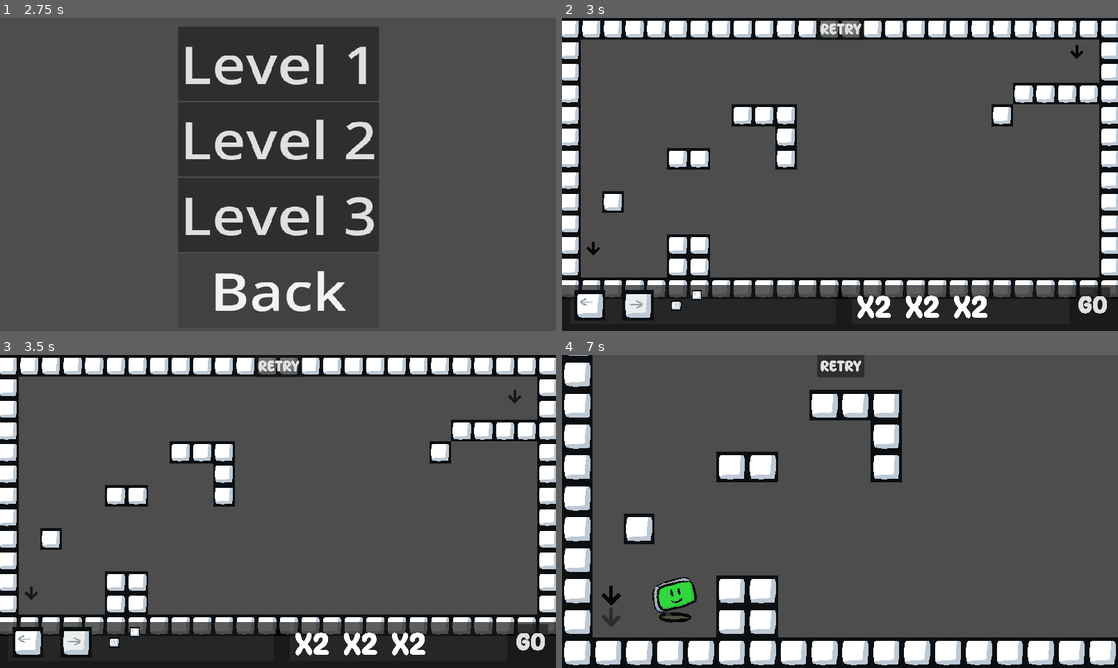
Above: before the commit, frames 1-4 (two rows, left to right).
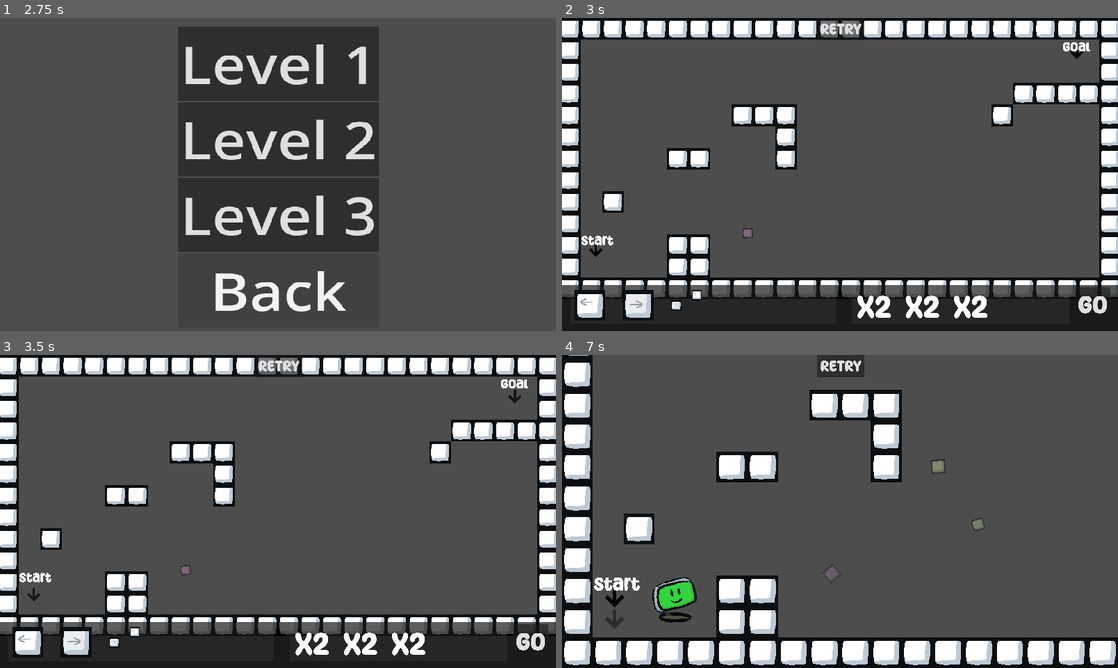
Above: after the commit, the same moments.

Repository: matt-neave/shapeEscape
Game: Godot game, scene res://scenes/menu.tscn
Same seed, same stepped clock (60 frames per second), same inputs: the game is played once before the commit and once after it.
Inputs (mouse positions are in pixels of both pictures, inside the frame that each line leads up to):
- Up to frame 1 (2.75 s): click "Start Game" at 0.5 s; click "Back" at 1.25 s; click "Start Game" at 2 s
- Up to frame 2 (3 s): click "Level 1" at 2.75 s
- Up to frame 3 (3.5 s): no input
- Up to frame 4 (7 s): click "RETRY" at 3.5 s; click "RETRY" at 4.25 s; click "RETRY" at 5 s; click "Go" at 5.75 s; tap Enter (ui_accept) at 6.5, 6.77 s; move the mouse to (962, 495) at 6.52 s; hold D (move_right) from 6.53 s (still down); click (962, 495) at 6.6 s

Frame 1 is identical in both runs. In frame 2, 0.3% of the frame differs, in the area x 3-95%, y 7-77%; in frame 3, 0.3%; in frame 4, 0.7%, in the area x 5-77%, y 33-88%.

Commit message:
Background particles

Diff:
--- /dev/null
+++ b/particles/placement_particles.tscn
@@ -0,0 +1,18 @@
+[gd_scene load_steps=2 format=3 uid="uid://y0ir01lxsaln"]
+
+[ext_resource type="Texture2D" uid="uid://dwhobjr1m8kcf" path="res://assets/tiles/basic_block.png" id="1_vl15u"]
+
+[node name="PlacementParticles" type="CPUParticles2D"]
+position = Vector2(-288, -478)
+emitting = false
+amount = 16
+lifetime = 0.3
+one_shot = true
+explosiveness = 1.0
+texture = ExtResource("1_vl15u")
+spread = 180.0
+gravity = Vector2(0, 0)
+initial_velocity_min = 180.0
+initial_velocity_max = 180.0
+scale_amount_min = 0.15
+scale_amount_max = 0.15
--- a/scenes/sample_world.tscn
+++ b/scenes/sample_world.tscn
@@ -1,14 +1,23 @@
-[gd_scene load_steps=12 format=3 uid="uid://cpbgad7xpvgim"]
+[gd_scene load_steps=16 format=3 uid="uid://cpbgad7xpvgim"]
 
 [ext_resource type="TileSet" uid="uid://brbpok4okhehv" path="res://map_resources/world_tile_set.tres" id="1_3xljd"]
 [ext_resource type="Script" path="res://scripts/level_manager.gd" id="1_oc1xv"]
 [ext_resource type="Script" path="res://scripts/Phase1Camera.gd" id="2_gj8u6"]
 [ext_resource type="Script" path="res://scripts/tile_draw_controller.gd" id="2_x5ed3"]
+[ext_resource type="Texture2D" uid="uid://dwhobjr1m8kcf" path="res://assets/tiles/basic_block.png" id="3_dbfii"]
 [ext_resource type="PackedScene" uid="uid://dfiwma3suklni" path="res://scenes/avaliable_shapes.tscn" id="4_jnf17"]
 [ext_resource type="Script" path="res://scripts/goal.gd" id="4_ylrk4"]
 [ext_resource type="PackedScene" uid="uid://bjyivq413uhna" path="res://scenes/avaliable_multipliers.tscn" id="5_86tck"]
 [ext_resource type="FontFile" uid="uid://bfjao6y3cc3i" path="res://assets/fonts/MotleyForcesRegular-w1rZ3.ttf" id="7_k4dme"]
 [ext_resource type="PackedScene" uid="uid://rvp1j1c6hjh" path="res://particles/arrow_indicator.tscn" id="7_oeccr"]
+[ext_resource type="LabelSettings" uid="uid://w4vi2ub2x5dk" path="res://fonts/available_multiplier.tres" id="10_u4fb3"]
+
+[sub_resource type="Gradient" id="Gradient_awbfc"]
+colors = PackedColorArray(1, 1, 1, 0.447059, 1, 1, 1, 0)
+
+[sub_resource type="Gradient" id="Gradient_r0pac"]
+offsets = PackedFloat32Array(0, 0.19375, 0.40625, 0.634375, 0.83125, 1)
+colors = PackedColorArray(0.829512, 0.459831, 0.438717, 1, 0.737207, 0.575746, 0.876505, 1, 0.484408, 0.792659, 0.917553, 1, 0.720572, 0.895555, 0.682899, 1, 0.910437, 0.750373, 0.450916, 1, 1, 1, 1, 1)
 
 [sub_resource type="StyleBoxFlat" id="StyleBoxFlat_rk7v1"]
 bg_color = Color(0, 0, 0, 0.658824)
@@ -22,6 +31,22 @@
 position = Vector2(0, -262)
 zoom = Vector2(0.7, 0.7)
 script = ExtResource("2_gj8u6")
+
+[node name="BackgroundParticles" type="CPUParticles2D" parent="."]
+position = Vector2(0, -353)
+lifetime = 10.0
+texture = ExtResource("3_dbfii")
+emission_shape = 3
+emission_rect_extents = Vector2(800, 400)
+gravity = Vector2(0, 0)
+angular_velocity_min = 10.0
+angular_velocity_max = 10.0
+scale_amount_min = 0.3
+scale_amount_max = 0.5
+color_ramp = SubResource("Gradient_awbfc")
+color_initial_ramp = SubResource("Gradient_r0pac")
+
+[node name="TileParticles" type="Node2D" parent="."]
 
 [node name="TileMap" type="TileMap" parent="." node_paths=PackedStringArray("shapes_control")]
 tile_set = ExtResource("1_3xljd")
@@ -85,10 +110,28 @@
 [node name="Indicators" type="Node2D" parent="."]
 
 [node name="SpawnIndicator" parent="Indicators" instance=ExtResource("7_oeccr")]
-position = Vector2(-730, -94)
+position = Vector2(-723, -90)
 
 [node name="GoalIndicator" parent="Indicators" instance=ExtResource("7_oeccr")]
 position = Vector2(701, -675)
+
+[node name="SpawnLabel" type="Label" parent="Indicators"]
+offset_left = -766.0
+offset_top = -125.0
+offset_right = -130.0
+offset_bottom = 79.0
+scale = Vector2(0.15, 0.15)
+text = "Start"
+label_settings = ExtResource("10_u4fb3")
+
+[node name="GoalLabel" type="Label" parent="Indicators"]
+offset_left = 659.0
+offset_top = -698.0
+offset_right = 1295.0
+offset_bottom = -494.0
+scale = Vector2(0.15, 0.15)
+text = "Goal"
+label_settings = ExtResource("10_u4fb3")
 
 [node name="CanvasLayer" type="CanvasLayer" parent="."]
 
--- a/scripts/exit_button.gd
+++ b/scripts/exit_button.gd
@@ -1,4 +1,5 @@
 extends Button
 
 func _pressed() -> void:
+	SoundManager.play_sound(SoundManager.SOUNDS.BUTTON_CLICK)
 	get_tree().quit()
--- a/scripts/game_manager.gd
+++ b/scripts/game_manager.gd
@@ -40,6 +40,7 @@
 func _ready():
 	_test_shapes()
 	_go_to_menu()
+	SoundManager.play_music(SoundManager.SOUNDS.BUILD_MUSIC)
 
 func _go_to_menu():
 	current_state = GameState.MENU
--- a/scripts/level-select.gd
+++ b/scripts/level-select.gd
@@ -35,4 +35,5 @@
 
 # Function for when Back button is pressed
 func _on_Back_pressed() -> void:
+	SoundManager.play_sound(SoundManager.SOUNDS.BUTTON_CLICK)
 	get_tree().change_scene_to_file("res://Scenes/menu.tscn")  # Replace with your actual menu scene path
--- a/scripts/level_manager.gd
+++ b/scripts/level_manager.gd
@@ -26,6 +26,7 @@
 
 
 func _toggle_game_state():
+	SoundManager.play_sound(SoundManager.SOUNDS.BUTTON_CLICK)
 	_start_game()
 
 func _start_game():
@@ -38,7 +39,7 @@
 func _reset_game():
 	game_state = GameState.BUILD
 	ui.show()
-	SoundManager.play_music(SoundManager.SOUNDS.BUILD_MUSIC)
+	SoundManager.play_sound(SoundManager.SOUNDS.BUTTON_CLICK)
 
 	# Remove the player
 	for child in get_children():
--- a/scripts/sound_manager.gd
+++ b/scripts/sound_manager.gd
@@ -2,12 +2,14 @@
 
 enum SOUNDS {
 	TILE_PLACE,
-	BUILD_MUSIC
+	BUILD_MUSIC,
+	BUTTON_CLICK
 }
 
 const AUDIO_TRACKS = {
 	SOUNDS.TILE_PLACE: preload("res://sfx/tile_place.wav"),
 	SOUNDS.BUILD_MUSIC: preload("res://sfx/Equatorial Complex.mp3"),
+	SOUNDS.BUTTON_CLICK: preload("res://sfx/button_click.wav"),
 }
 
 var music_player = AudioStreamPlayer2D.new()
--- a/scripts/start_button.gd
+++ b/scripts/start_button.gd
@@ -2,4 +2,5 @@
 var level_scene_path = "res://scenes/level_select.tscn"
 
 func _pressed():
+	SoundManager.play_sound(SoundManager.SOUNDS.BUTTON_CLICK)
 	get_tree().change_scene_to_file(level_scene_path)
--- a/scripts/tile_draw_controller.gd
+++ b/scripts/tile_draw_controller.gd
@@ -1,7 +1,9 @@
 extends TileMap
 
 @export var shapes_control: Control
+@onready var tile_particles = $"../TileParticles"
 
+const PLACEMENT_PARTICLES = preload("res://particles/placement_particles.tscn")
 var shape
 var active_shapes = []
 
Not shown, changed: sfx/Equatorial Complex.mp3.import
Not shown, added: sfx/button_click.wav.import
Not shown, added: sfx/button_click.wav
